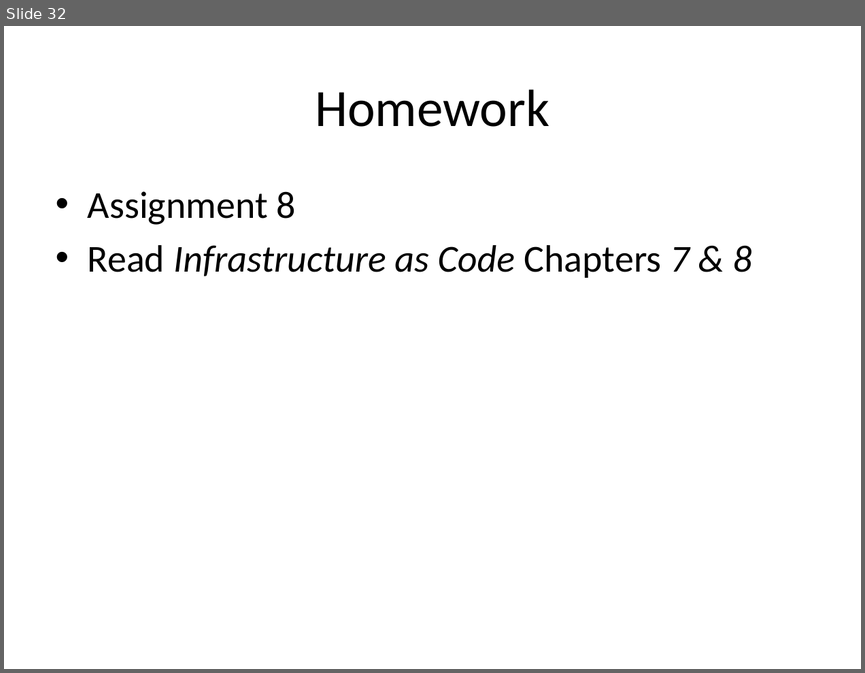
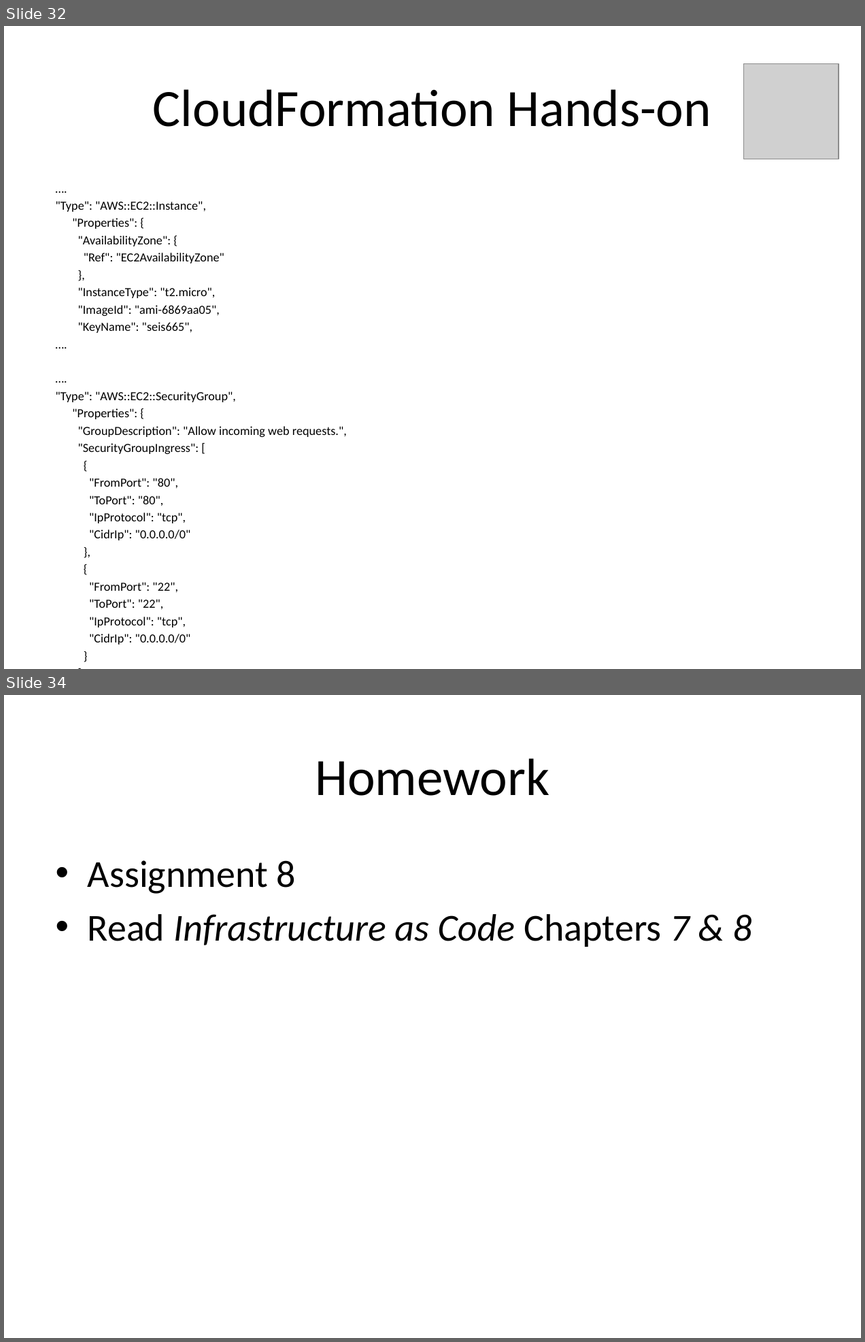
Before and after one commit to jasondbaker/infrastructure-class, a slide deck: infrastructure-week-9.pptx. Shown one above the other, each under a label of ours: slide 32 before the commit, slides 32 and 34 after it; the slides between them are not shown. The pictures are 865x673 and 865x1342 pixels, drawn with LibreOffice and Linux fonts; fonts in the diff are those of the drawing; grey boxes stand for pictures. Boxes give left, top, right and bottom in pixels: in the first picture for what was removed or moved away, otherwise in the second. Text is boxed around its words. In the diff, an @@ line names an element or a change of style, - is before the commit and + after.

Commit message:
update cloudstack lecture and add cloudstack assignment

```diff
--- a/infrastructure-week-9.pptx
+++ b/infrastructure-week-9.pptx
@@ slide 32 added at <box>4,26,861,669</box>, background #FFFFFF @@
@@ picture added at <box>743,63,838,159</box> @@
@@ title added at <box>153,89,711,127</box>, 44 pt, text #000000 @@
+CloudFormation Hands-on
@@ text added at <box>56,201,347,644</box>, 10.4 pt, text #000000 @@
+….
+"Type": "AWS::EC2::Instance",
+"Properties": {
+"AvailabilityZone": {
+"Ref": "EC2AvailabilityZone"
+},
+"InstanceType": "t2.micro",
+"ImageId": "ami-6869aa05",
+"KeyName": "seis665",
+….
+….
+"Type": "AWS::EC2::SecurityGroup",
+"Properties": {
+"GroupDescription": "Allow incoming web requests.",
+"SecurityGroupIngress": [
+{
+"FromPort": "80",
+"ToPort": "80",
+"IpProtocol": "tcp",
+"CidrIp": "0.0.0.0/0"
+},
+{
+"FromPort": "22",
+"ToPort": "22",
+"IpProtocol": "tcp",
+"CidrIp": "0.0.0.0/0"
+}
+]
+}
+….
@@ what was slide 32 is now slide 34 @@
```
Also in this commit, not shown: 4 slides changed, 1 other slide added, 2 other files.
